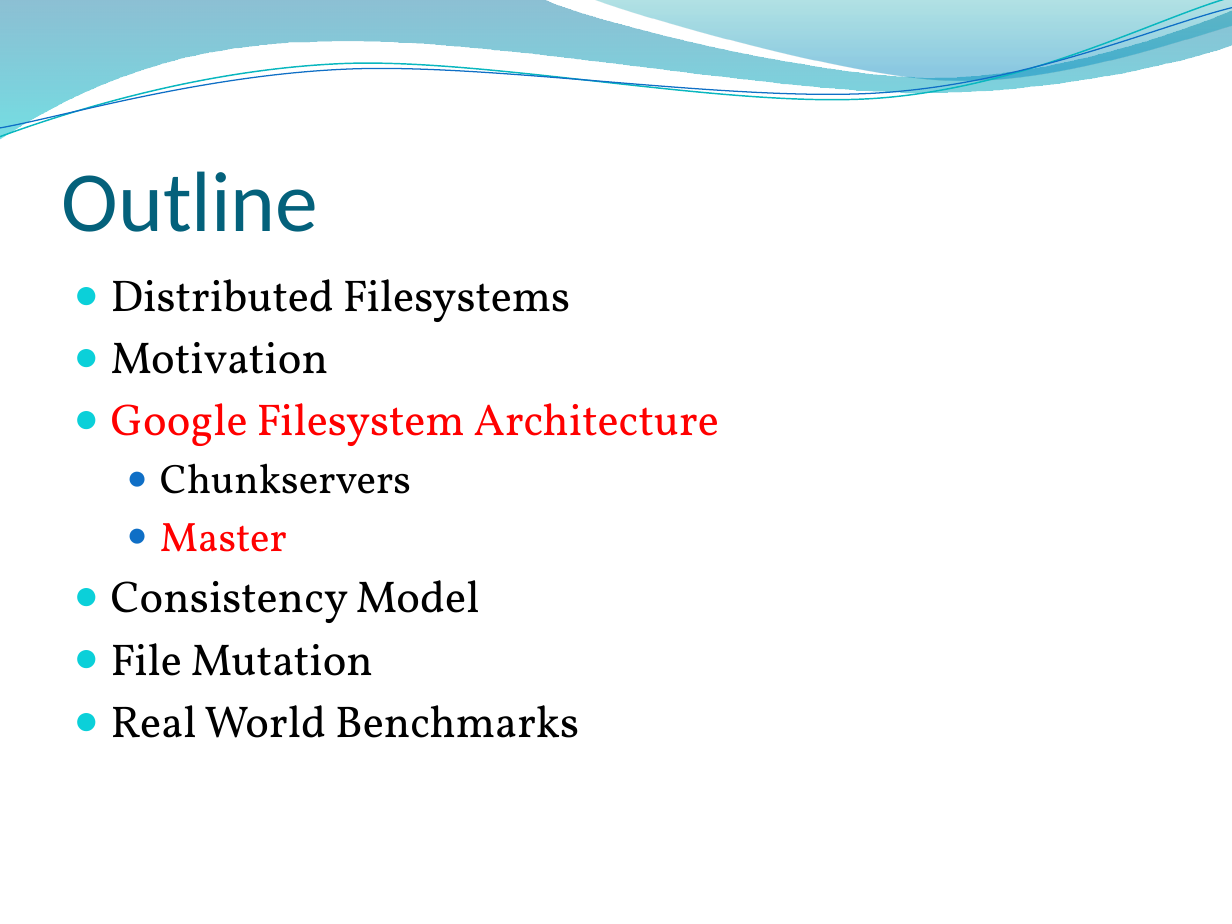
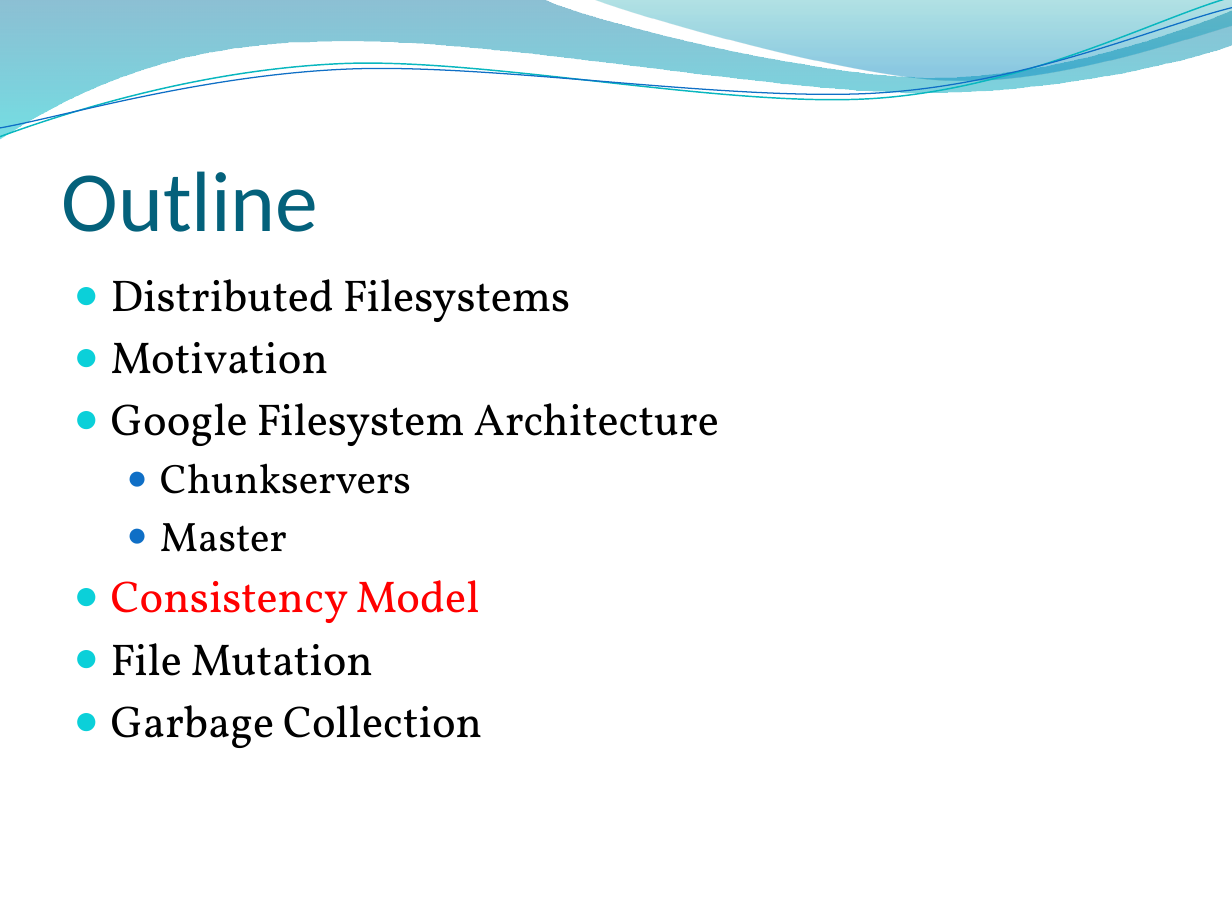
Before and after one commit to edvelezg/unb-os, a slide deck: slide 17 of google-fs/google-fs.pptx (slide 12 before the commit). Drawn at 1232x924 pixels with LibreOffice and Linux fonts; fonts in the diff are those of the drawing; background and template pictures are left out. Boxes give left, top, right and bottom in pixels: in the first picture for what was removed or moved away, otherwise in the second. Text is boxed around its words. In the diff, an @@ line names an element or a change of style, - is before the commit and + after.

```diff
--- a/google-fs/google-fs.pptx
+++ b/google-fs/google-fs.pptx
@@ text at (111,403,719,623): text colour #FF0000 to #000000 in "Google Filesystem Architecture", "Master"; text colour #000000 to #FF0000 in "Consistency Model" @@
@@ text at (111,705,482,748): text changed @@
-● Real World Benchmarks
+● Garbage Collection
```
Also in this commit, not shown: 12 other slides changed, 2 slides added, 4 slides removed.
